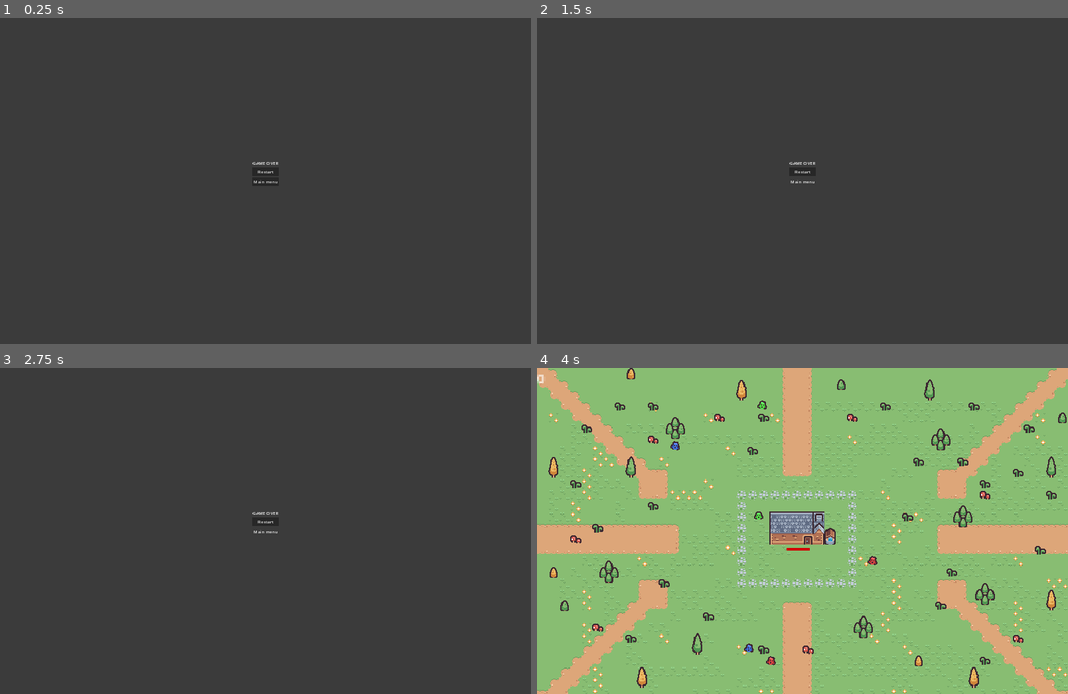
Above: before the commit, frames 1-4 (two rows, left to right).
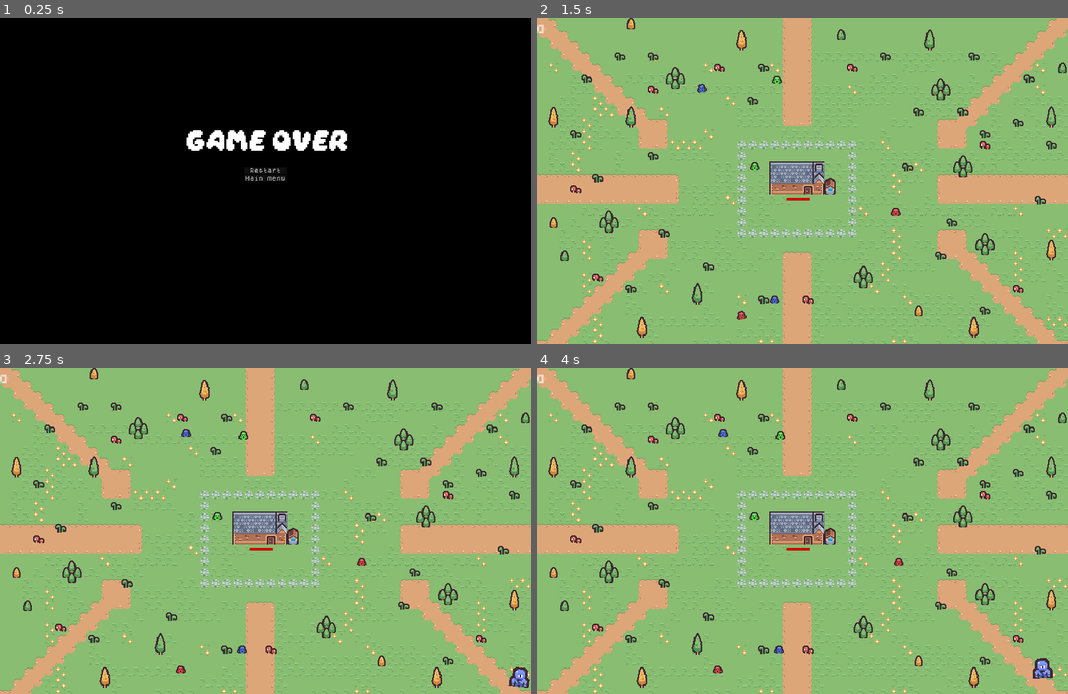
Above: after the commit, the same moments.

Repository: RiddimCrunch/TinyCreature-LudumDare56-
Game: Godot game, scene res://Scenes/Menu/GameOverMenu.tscn
Same seed, same stepped clock (60 frames per second), same inputs: the game is played once before the commit and once after it. This scene is started directly instead of the project's main scene.
Inputs (mouse positions are in pixels of both pictures, inside the frame that each line leads up to):
- Up to frame 1 (0.25 s): no input
- Up to frame 2 (1.5 s): click "Restart" at 0.5 s; click (802, 171) at 1.25 s, where only the run before the commit has a clickable "Restart"
- Up to frame 3 (2.75 s): click (265, 521) at 2 s, where only the run before the commit has a clickable "Restart"
- Up to frame 4 (4 s): click (802, 531) at 2.75 s, where only the run before the commit has a clickable "Main menu"; click (802, 521) at 3.5 s, where only the run before the commit has a clickable "Play"

The runs differ from the first frame. In frame 1, 100% of the frame differs, in the area x 0-100%, y 0-100%; in frame 2, 98%; in frame 3, 98%; in frame 4, 0.6%.

Commit message:
game over

Diff:
--- a/ludumdare/Scenes/Menu/GameOverMenu.tscn
+++ b/ludumdare/Scenes/Menu/GameOverMenu.tscn
@@ -1,6 +1,11 @@
-[gd_scene load_steps=2 format=3 uid="uid://dxjsbbyao2j0o"]
+[gd_scene load_steps=5 format=3 uid="uid://dxjsbbyao2j0o"]
 
 [ext_resource type="Script" path="res://Scripts/game_over.gd" id="1_2jja3"]
+[ext_resource type="FontFile" uid="uid://d2g861xq51i4e" path="res://Assets/Daydream.ttf" id="1_p1skn"]
+[ext_resource type="FontFile" uid="uid://f0g74o2dp2mv" path="res://Assets/dogica.ttf" id="3_yk41t"]
+
+[sub_resource type="Theme" id="Theme_ha8k0"]
+default_font = ExtResource("1_p1skn")
 
 [node name="GameOverMenu" type="Control"]
 layout_mode = 3
@@ -9,6 +14,7 @@
 anchor_bottom = 1.0
 grow_horizontal = 2
 grow_vertical = 2
+theme = SubResource("Theme_ha8k0")
 script = ExtResource("1_2jja3")
 
 [node name="Background" type="ColorRect" parent="."]
@@ -18,7 +24,7 @@
 anchor_bottom = 1.0
 grow_horizontal = 2
 grow_vertical = 2
-color = Color(0, 0, 0, 0.223529)
+color = Color(0, 0, 0, 1)
 
 [node name="VBoxContainer" type="VBoxContainer" parent="."]
 layout_mode = 1
@@ -27,27 +33,30 @@
 anchor_top = 0.5
 anchor_right = 0.5
 anchor_bottom = 0.5
-offset_left = -48.0
-offset_top = -50.5
-offset_right = 48.0
-offset_bottom = 50.5
+offset_left = -77.0
+offset_top = -50.0
+offset_right = 77.0
+offset_bottom = 60.0
 grow_horizontal = 2
 grow_vertical = 2
 
 [node name="Restart" type="Button" parent="VBoxContainer"]
 layout_mode = 2
+theme_override_fonts/font = ExtResource("3_yk41t")
 text = "Restart"
 
 [node name="MainScreen" type="Button" parent="VBoxContainer"]
 layout_mode = 2
+theme_override_fonts/font = ExtResource("3_yk41t")
 text = "Main menu"
 
 [node name="RichTextLabel" type="RichTextLabel" parent="."]
 layout_mode = 0
-offset_left = 913.0
-offset_top = 513.0
-offset_right = 1006.0
-offset_bottom = 538.0
+offset_left = 671.0
+offset_top = 402.0
+offset_right = 1270.0
+offset_bottom = 494.0
+theme_override_font_sizes/normal_font_size = 64
 text = "GAME OVER"
 
 [connection signal="pressed" from="VBoxContainer/Restart" to="." method="_on_restart_pressed"]
--- a/ludumdare/Scripts/game_over.gd
+++ b/ludumdare/Scripts/game_over.gd
@@ -1,10 +1,7 @@
 extends Control
 
-func _on_game_over() -> void:
-	visible = true
-
 func _on_restart_pressed() -> void:
-	get_tree().reload_current_scene()
+	get_tree().change_scene_to_file("res://Scenes/World.tscn")
 
 func _on_main_screen_pressed() -> void:
 	get_tree().change_scene_to_file("res://Scenes/Menu/MainMenu.tscn")
--- a/ludumdare/Scripts/world.gd
+++ b/ludumdare/Scripts/world.gd
@@ -53,7 +53,7 @@
 	game_state = GameState.between_combat
 
 func lose_round(_manche: int):
-	pass
+	get_tree().change_scene_to_file("res://Scenes/Menu/GameOverMenu.tscn")
 
 func new_game():
 	$Hq.spawn(point_counter)
Binary file added: ludumdare/Assets/Daydream.ttf
Binary file added: ludumdare/Assets/dogica.ttf
